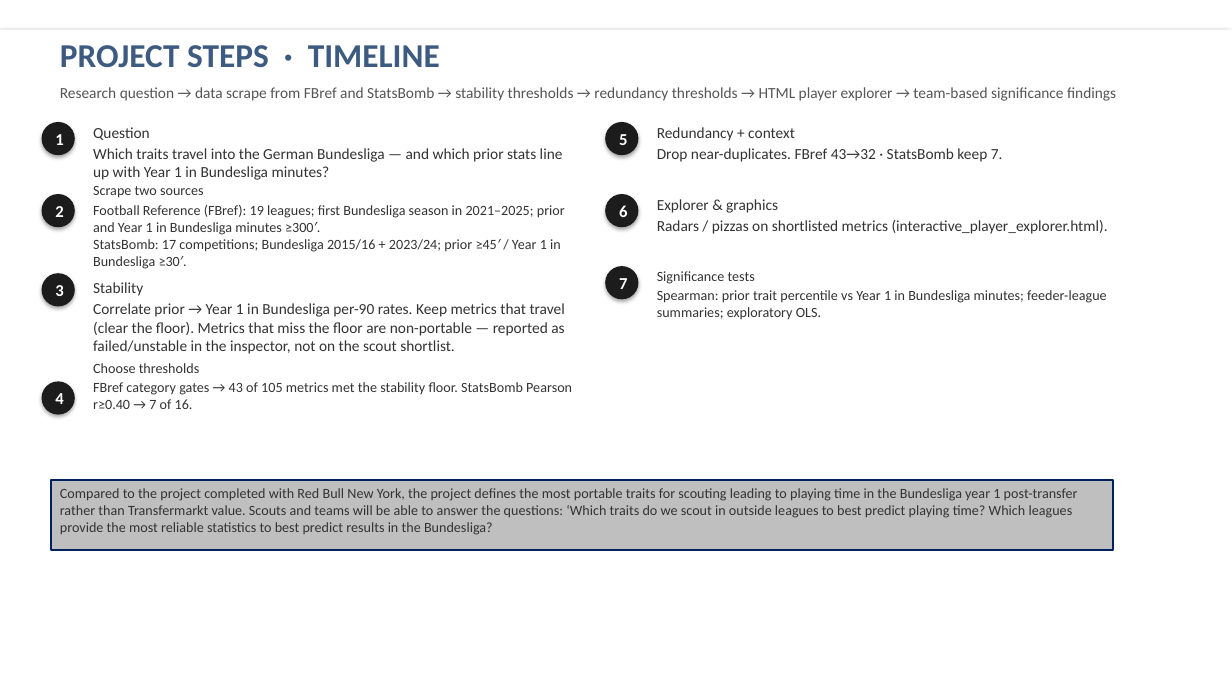
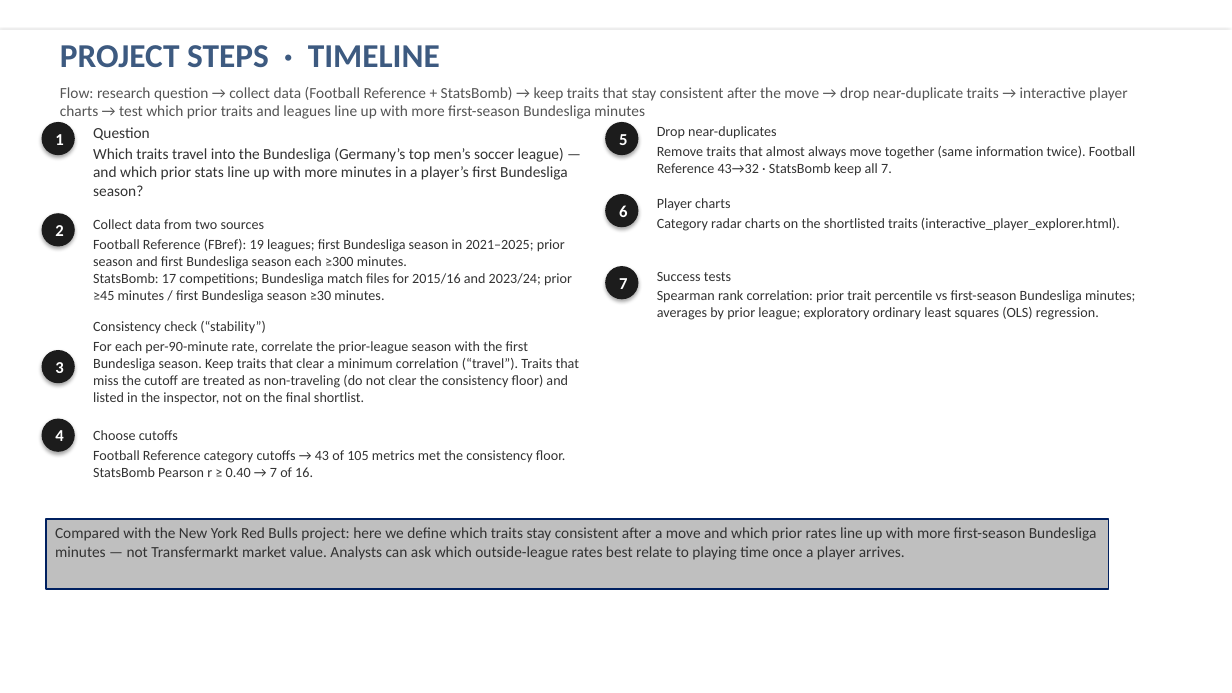
Before and after one commit to colbymorris08/bundesliga-transfer-traits, a slide deck: slide 2 of bundesliga_transfer_traits.pptx. Drawn at 1232x693 pixels with LibreOffice and Linux fonts; fonts in the diff are those of the drawing. Boxes give left, top, right and bottom in pixels: in the first picture for what was removed or moved away, otherwise in the second. Text is boxed around its words. In the diff, an @@ line names an element or a change of style, - is before the commit and + after.

```diff
--- a/bundesliga_transfer_traits.pptx
+++ b/bundesliga_transfer_traits.pptx
@@ text at <box>60,87,1127,119</box>: text changed @@
-Research question → data scrape from FBref and StatsBomb → stability thresholds → redundancy thresholds → HTML player explorer → team-based significance findings
+Flow: research question → collect data (Football Reference + StatsBomb) → keep traits that stay consistent after the move → drop near-duplicate traits → interactive player charts → test which prior traits and leagues line up with more first-season Bundesliga minutes
@@ text at <box>93,148,568,196</box>: text changed @@
-Which traits travel into the German Bundesliga — and which prior stats line up with Year 1 in Bundesliga minutes?
+Which traits travel into the Bundesliga (Germany’s top men’s soccer league) — and which prior stats line up with more minutes in a player’s first Bundesliga season?
@@ text at <box>657,126,1136,176</box>: text changed; size 12 to 11 pt @@
-Redundancy + context
-Drop near-duplicates. FBref 43→32 · StatsBomb keep 7.
+Drop near-duplicates
+Remove traits that almost always move together (same information twice). Football Reference 43→32 · StatsBomb keep all 7.
@@ text at <box>657,198,1120,231</box>: text changed; size 12 to 11 pt @@
-Explorer & graphics
-Radars / pizzas on shortlisted metrics (interactive_player_explorer.html).
+Player charts
+Category radar charts on the shortlisted traits (interactive_player_explorer.html).
@@ ellipse "2": place and size @@
-ellipse "2" at <box>42,194,75,227</box>
+ellipse "2" at <box>42,213,75,247</box>
@@ text at <box>93,219,572,303</box>: text changed @@
-Scrape two sources
-Football Reference (FBref): 19 leagues; first Bundesliga season in 2021–2025; prior and Year 1 in Bundesliga minutes ≥300′.
-StatsBomb: 17 competitions; Bundesliga 2015/16 + 2023/24; prior ≥45′ / Year 1 in Bundesliga ≥30′.
+Collect data from two sources
+Football Reference (FBref): 19 leagues; first Bundesliga season in 2021–2025; prior season and first Bundesliga season each ≥300 minutes.
+StatsBomb: 17 competitions; Bundesliga match files for 2015/16 and 2023/24; prior ≥45 minutes / first Bundesliga season ≥30 minutes.
@@ text at <box>657,272,1135,320</box>: text changed @@
-Significance tests
-Spearman: prior trait percentile vs Year 1 in Bundesliga minutes; feeder-league summaries; exploratory OLS.
+Success tests
+Spearman rank correlation: prior trait percentile vs first-season Bundesliga minutes; averages by prior league; exploratory ordinary least squares (OLS) regression.
@@ text at <box>93,321,580,404</box>: text changed; size 12 to 11 pt @@
-Stability
-Correlate prior → Year 1 in Bundesliga per-90 rates. Keep metrics that travel (clear the floor). Metrics that miss the floor are non-portable — reported as failed/unstable in the inspector, not on the scout shortlist.
+Consistency check (“stability”)
+For each per-90-minute rate, correlate the prior-league season with the first Bundesliga season. Keep traits that clear a minimum correlation (“travel”). Traits that miss the cutoff are treated as non-traveling (do not clear the consistency floor) and listed in the inspector, not on the final shortlist.
@@ ellipse "3": place and size @@
-ellipse "3" at <box>42,274,75,307</box>
+ellipse "3" at <box>42,350,75,384</box>
@@ ellipse "4": place and size @@
-ellipse "4" at <box>42,382,75,415</box>
+ellipse "4" at <box>42,419,75,452</box>
@@ text at <box>93,430,565,477</box>: text changed @@
-Choose thresholds
-FBref category gates → 43 of 105 metrics met the stability floor. StatsBomb Pearson r≥0.40 → 7 of 16.
+Choose cutoffs
+Football Reference category cutoffs → 43 of 105 metrics met the consistency floor. StatsBomb Pearson r ≥ 0.40 → 7 of 16.
@@ rectangle "Compared with the New York ...": place and size @@
-rectangle "Compared with the New York ..." at <box>51,481,1114,551</box>
+rectangle "Compared with the New York ..." at <box>46,518,1109,589</box>
@@ text in rectangle at <box>55,527,1097,560</box>: text changed; size 11 to 12 pt @@
-Compared to the project completed with Red Bull New York, the project defines the most portable traits for scouting leading to playing time in the Bundesliga year 1 post-transfer rather than Transfermarkt value. Scouts and teams will be able to answer the questions: ‘Which traits do we scout in outside leagues to best predict playing time? Which leagues provide the most reliable statistics to best predict results in the Bundesliga?
+Compared with the New York Red Bulls project: here we define which traits stay consistent after a move and which prior rates line up with more first-season Bundesliga minutes — not Transfermarkt market value. Analysts can ask which outside-league rates best relate to playing time once a player arrives.
```
Also in this commit, not shown: 22 other slides changed.
